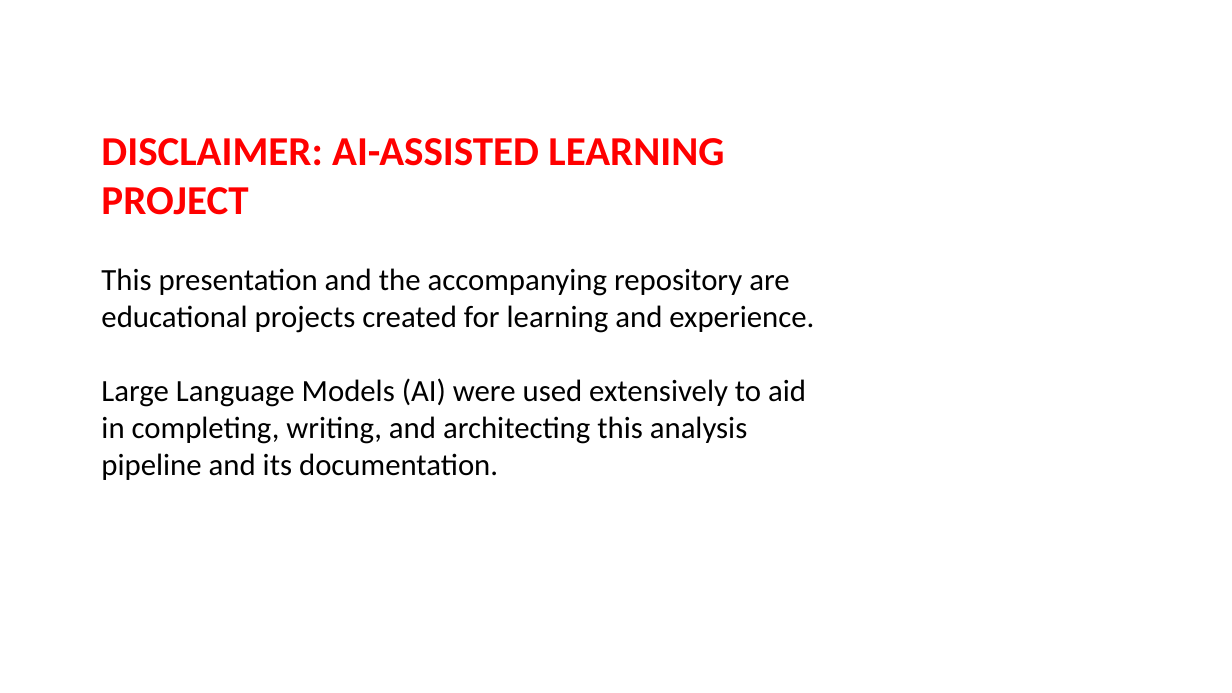
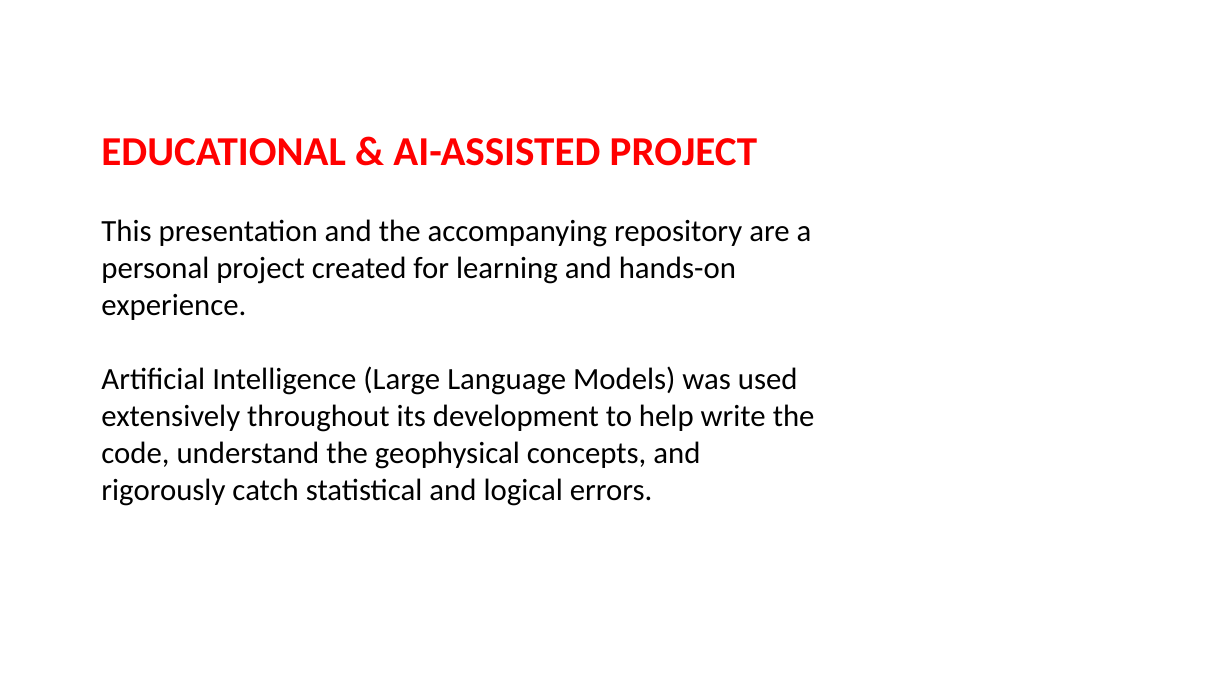
Before and after one commit to lemoon01110/Lunar-Titanium-Magnetism, a slide deck: slide 1 of Paper-and-Pitch/Pitch.pptx. Drawn at 1232x693 pixels with LibreOffice and Linux fonts; fonts in the diff are those of the drawing. Boxes give left, top, right and bottom in pixels: in the first picture for what was removed or moved away, otherwise in the second. Text is boxed around its words. In the diff, an @@ line names an element or a change of style, - is before the commit and + after.

```diff
--- a/Paper-and-Pitch/Pitch.pptx
+++ b/Paper-and-Pitch/Pitch.pptx
@@ text at [101,138,815,506]: text changed @@
-DISCLAIMER: AI-ASSISTED LEARNING PROJECT
-This presentation and the accompanying repository are educational projects created for learning and experience.
-Large Language Models (AI) were used extensively to aid in completing, writing, and architecting this analysis pipeline and its documentation.
+EDUCATIONAL & AI-ASSISTED PROJECT
+This presentation and the accompanying repository are a personal project created for learning and hands-on experience.
+Artificial Intelligence (Large Language Models) was used extensively throughout its development to help write the code, understand the geophysical concepts, and rigorously catch statistical and logical errors.
```
Also in this commit, not shown: 1 other slide changed, 5 other files.
